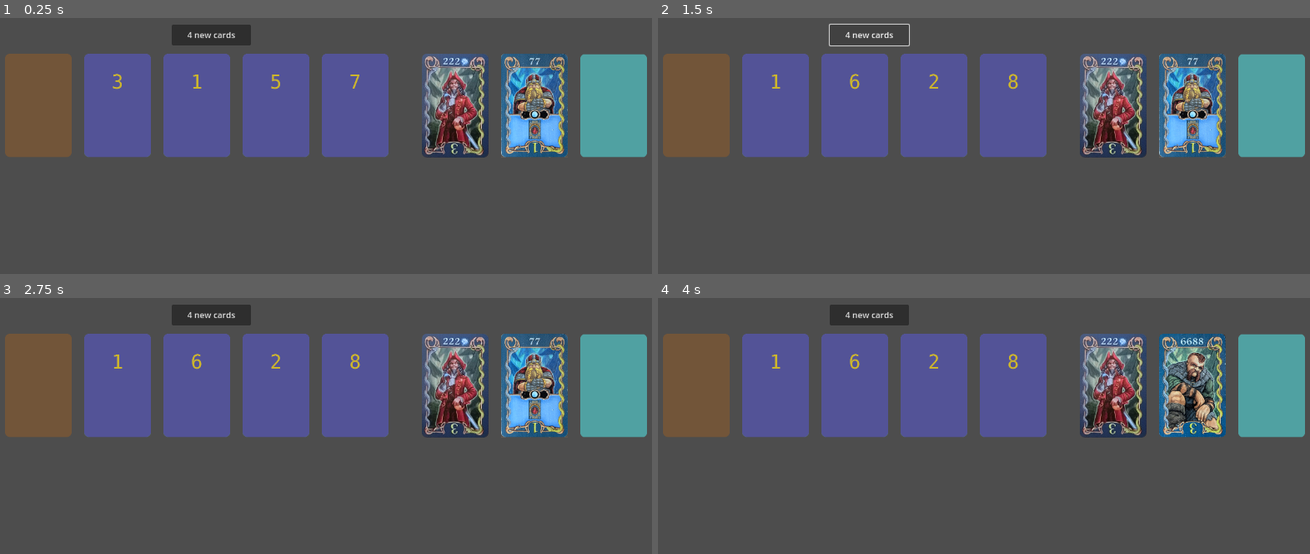
Above: before the commit, frames 1-4 (two rows, left to right).
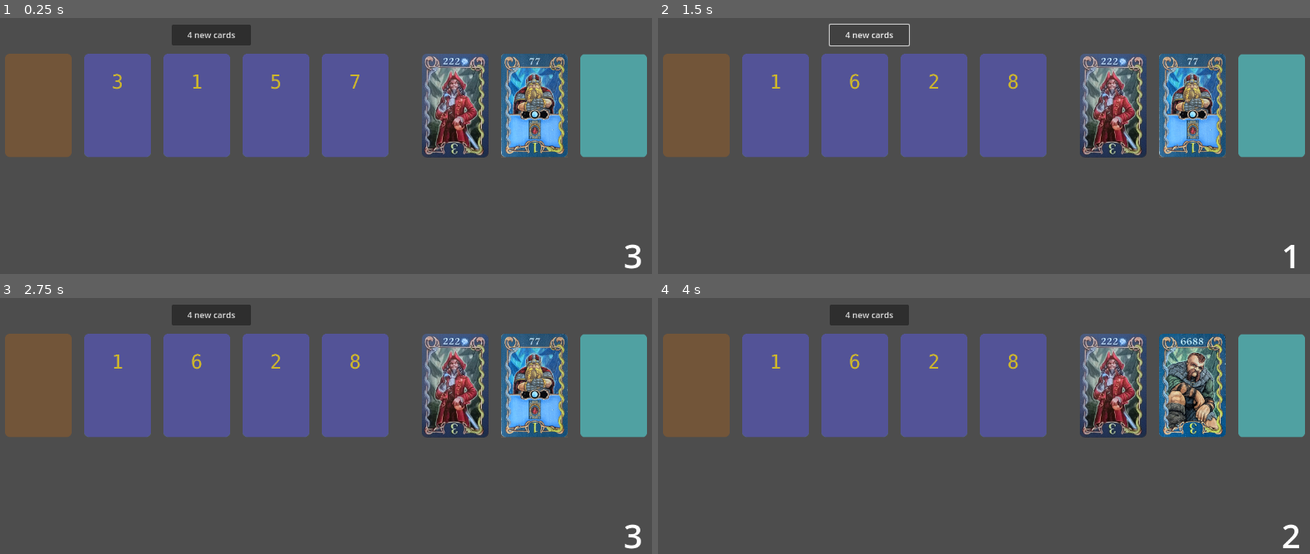
Above: after the commit, the same moments.

Repository: vbackeberg/game1
Game: Godot game, scene res://main.tscn
Two runs of this game, one before a commit and one after it. Both use one fixed random seed, a clock stepped at 60 frames per second and the inputs below.
Inputs (mouse positions are in pixels of both pictures, inside the frame that each line leads up to):
- Up to frame 1 (0.25 s): no input
- Up to frame 2 (1.5 s): click "4 new cards" at 0.5 s; click "4 new cards" at 1.25 s
- Up to frame 3 (2.75 s): click (39, 385) at 2 s
- Up to frame 4 (4 s): click (1270, 385) at 2.75 s; click (1192, 385) at 3.5 s

The runs differ from the first frame. In frame 1, 0.1% of the frame differs, in the area x 95-99%, y 88-99%; in frame 2, less than 0.1%; in frame 3, 0.1%; in frame 4, 0.1%.
Error in both runs: Invalid call to function 'add_character' in base 'Node2D (player_area.gd)'. Expected 4 arguments. (res://middle_area.gd:74)

Commit message:
Show actionsLeft in bottom-right corner

Diff:
--- a/main.gd
+++ b/main.gd
@@ -19,6 +19,7 @@
 	currentPlayer = players[currentPlayerIdx]
 	currentPlayer.actionsLeft = 3
 	currentPlayer.action_used.connect(_on_action_used)
+	$ActionsLeftLabel.text = str(currentPlayer.actionsLeft)
 
 func _input(event):
 	if event.is_action_pressed("ui_accept"): # Space bar
@@ -40,9 +41,12 @@
 
 func _on_action_used():
 	currentPlayer.actionsLeft -= 1
+
 	if currentPlayer.actionsLeft == 0:
 		print("All actions used. Next player's turn.")
 		_next_player()
+
+	$ActionsLeftLabel.text = str(currentPlayer.actionsLeft)
 
 func _next_player():
 	currentPlayerIdx = (currentPlayerIdx + 1) % players.size()
--- a/main.tscn
+++ b/main.tscn
@@ -8,8 +8,6 @@
 script = ExtResource("1_ig7tw")
 
 [node name="MiddleArea" parent="." instance=ExtResource("2_h2yge")]
-graveyardResources = null
-graveyardCharacters = null
 
 [node name="PlayerArea" parent="." instance=ExtResource("3_1bvp3")]
 
@@ -23,6 +21,16 @@
 
 [node name="PlayerArea6" parent="." instance=ExtResource("3_1bvp3")]
 
+[node name="ActionsLeftLabel" type="Label" parent="."]
+offset_left = 1144.0
+offset_top = 600.0
+offset_right = 1248.0
+offset_bottom = 688.0
+theme_override_font_sizes/font_size = 64
+text = "3"
+horizontal_alignment = 2
+vertical_alignment = 2
+
 [connection signal="visibility_changed" from="PlayerArea" to="PlayerArea" method="_on_visibility_changed"]
 [connection signal="visibility_changed" from="PlayerArea2" to="PlayerArea2" method="_on_visibility_changed"]
 [connection signal="visibility_changed" from="PlayerArea3" to="PlayerArea3" method="_on_visibility_changed"]
--- a/player_area.gd
+++ b/player_area.gd
@@ -16,6 +16,7 @@
 	selectedResources = []
 	charactersPlayed = []
 	visible = false
+	actionsLeft = 3
 
 ## Appends and prints card
 func add_resource(value: int):
